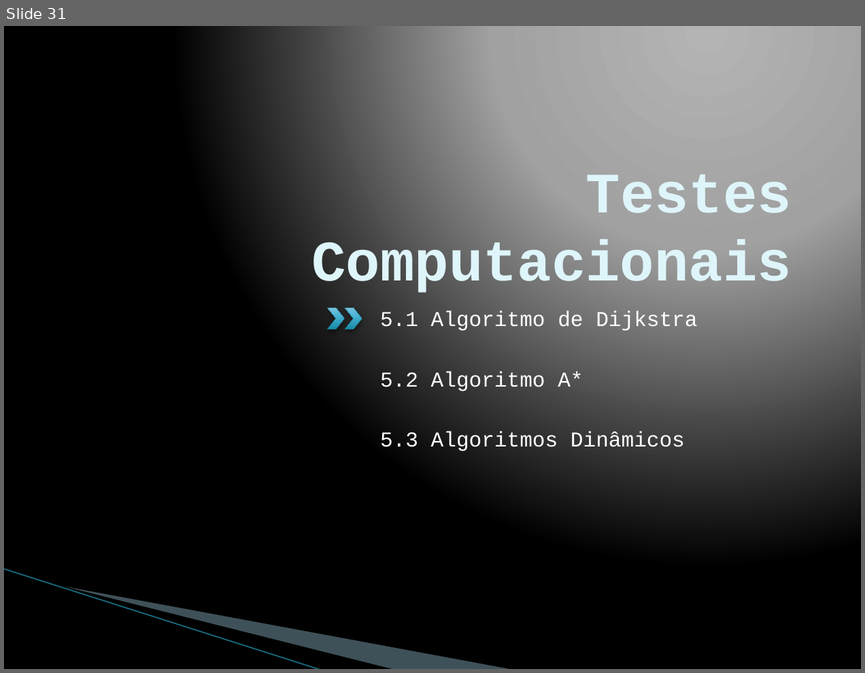
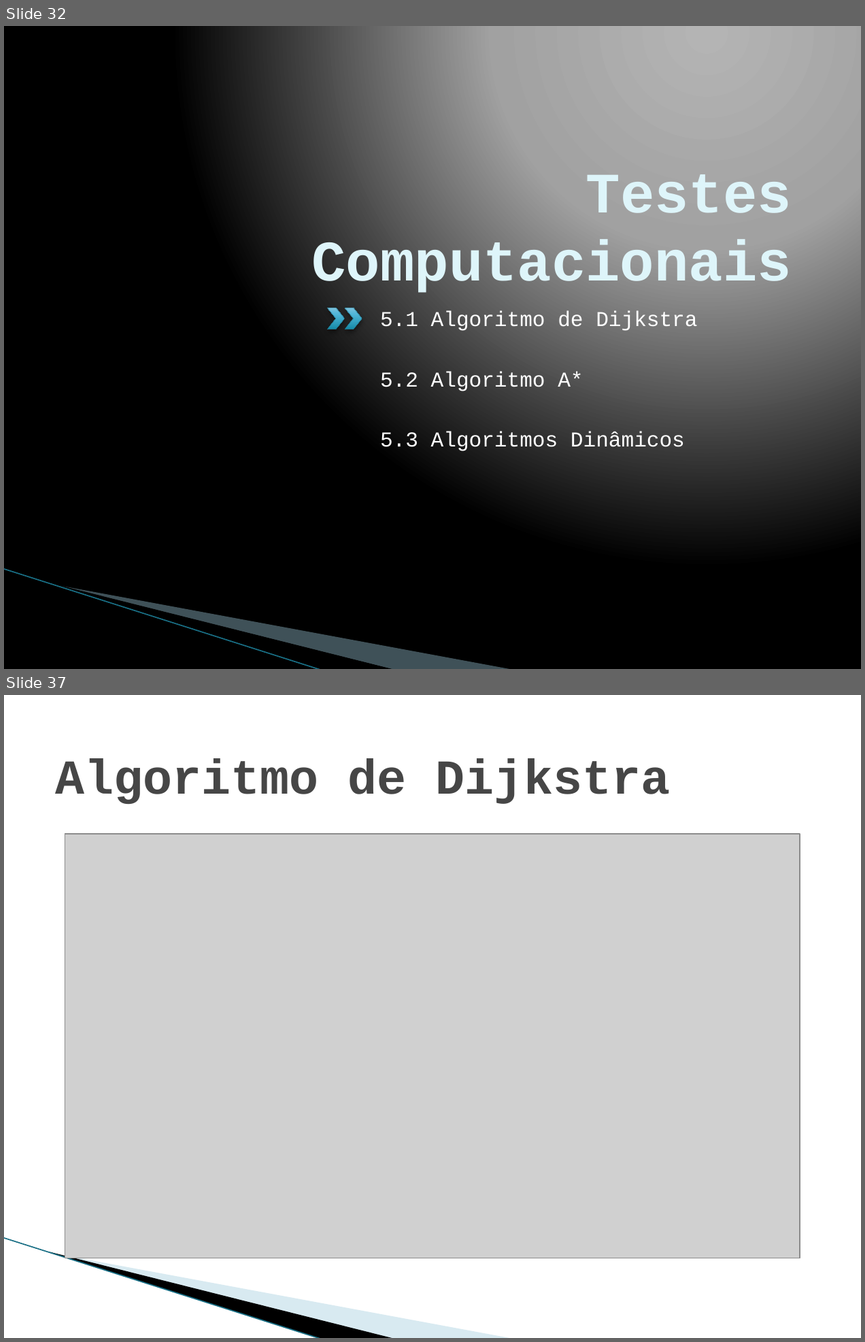
Before and after one commit to pedrohbh/PG-Dissertacao, a slide deck: Academia/Apresentação PG/Apresentação PG.pptx. Shown one above the other, each under a label of ours: slide 31 before the commit, slides 32 and 37 after it; the slides between them are not shown. The pictures are 865x673 and 865x1342 pixels, drawn with LibreOffice and Linux fonts; fonts in the diff are those of the drawing; grey boxes stand for pictures; background and template pictures are left out. Boxes give left, top, right and bottom in pixels: in the first picture for what was removed or moved away, otherwise in the second. Text is boxed around its words. In the diff, an @@ line names an element or a change of style, - is before the commit and + after.

```diff
--- a/Academia/Apresentação PG/Apresentação PG.pptx
+++ b/Academia/Apresentação PG/Apresentação PG.pptx
@@ slide 37 added at <box>4,695,861,1338</box>, background #FFFFFF; not listed: 3 template elements that a slide beside it also shows @@
@@ title added at <box>55,759,670,804</box>, 41 pt, text #464646, bold @@
+Algoritmo de Dijkstra
@@ picture added at <box>65,834,799,1258</box> @@
@@ what was slide 31 is now slide 32 @@
```
Also in this commit, not shown: 1 slide changed, 12 other slides added, 6 other files.
